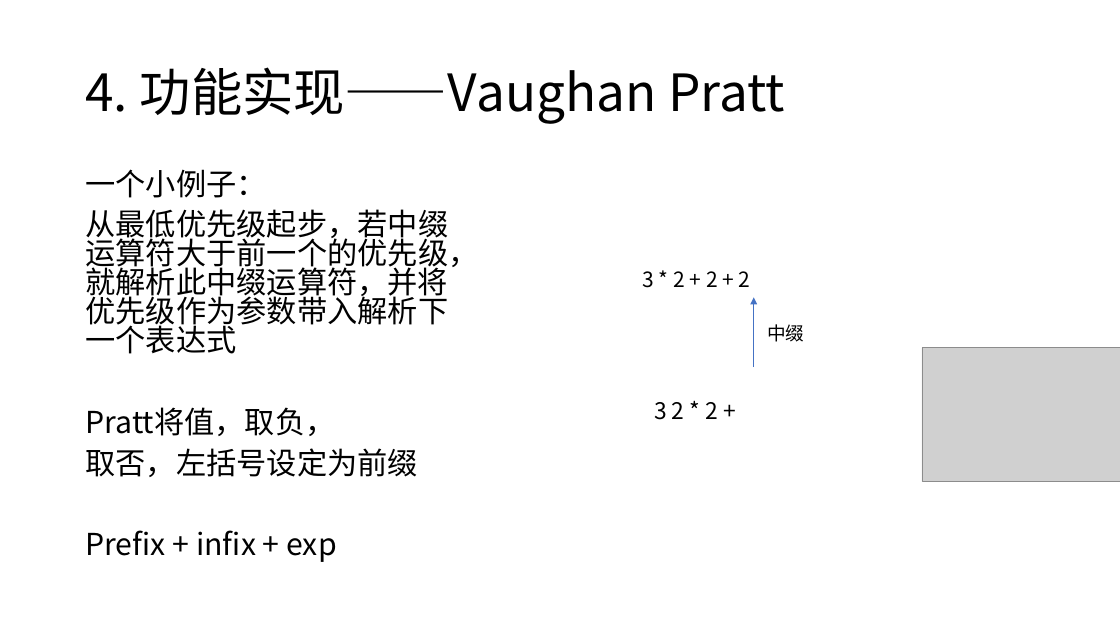
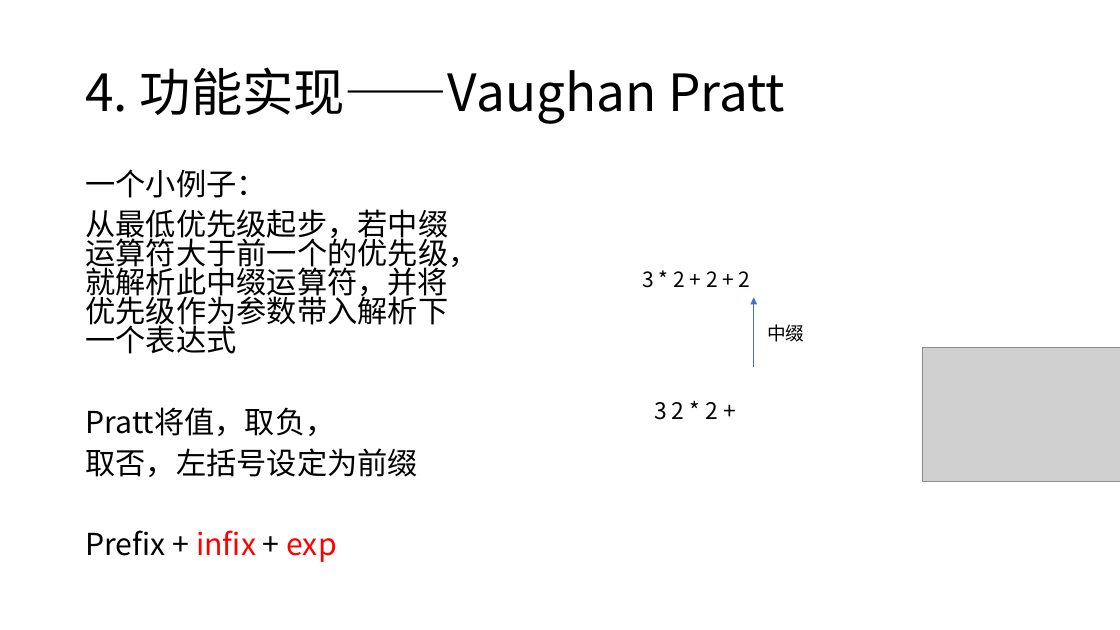
Before and after one commit to Blackteaxx/PythonDataAnalyze, a slide deck: slide 23 of Blakcteaxx/Clox.pptx (slide 26 before the commit). Drawn at 1120x630 pixels with LibreOffice and Linux fonts; fonts in the diff are those of the drawing; grey boxes stand for pictures. Boxes give left, top, right and bottom in pixels: in the first picture for what was removed or moved away, otherwise in the second. Text is boxed around its words. In the diff, an @@ line names an element or a change of style, - is before the commit and + after.

```diff
--- a/Blakcteaxx/Clox.pptx
+++ b/Blakcteaxx/Clox.pptx
@@ text at [85, 530, 336, 562]: text colour #000000 to #FF0000 in "infix exp" @@
```
Also in this commit, not shown: 17 other slides changed, 2 slides added, 2 slides removed, 20 other files.
